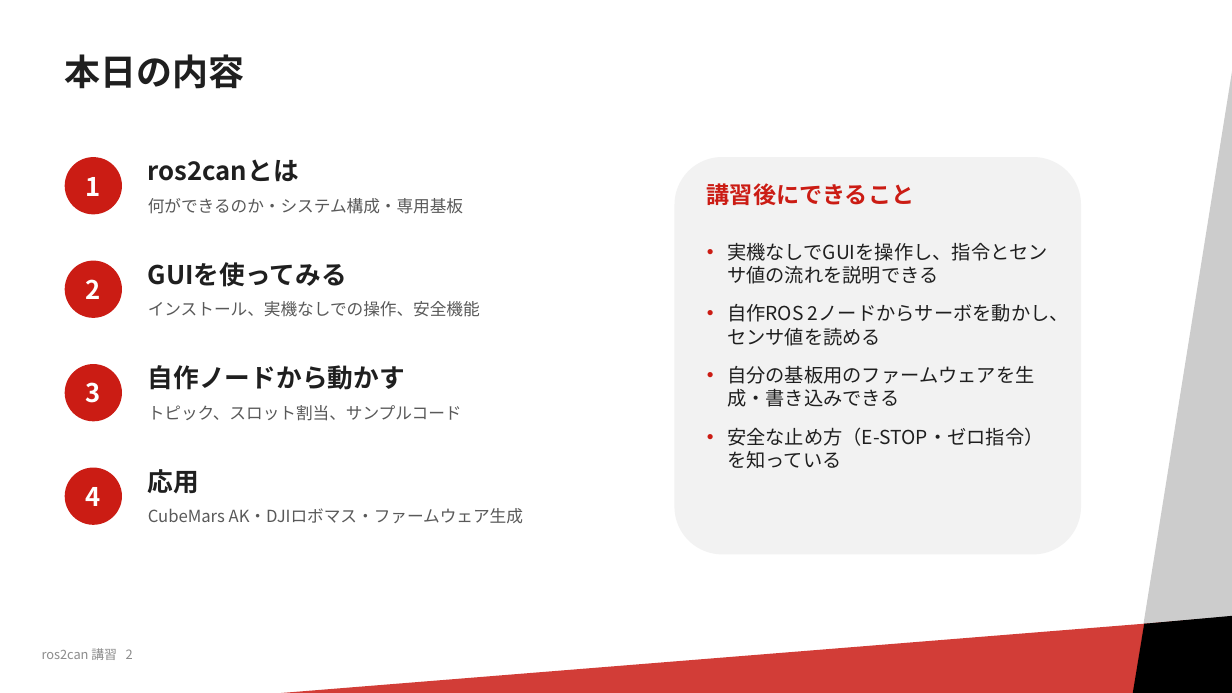
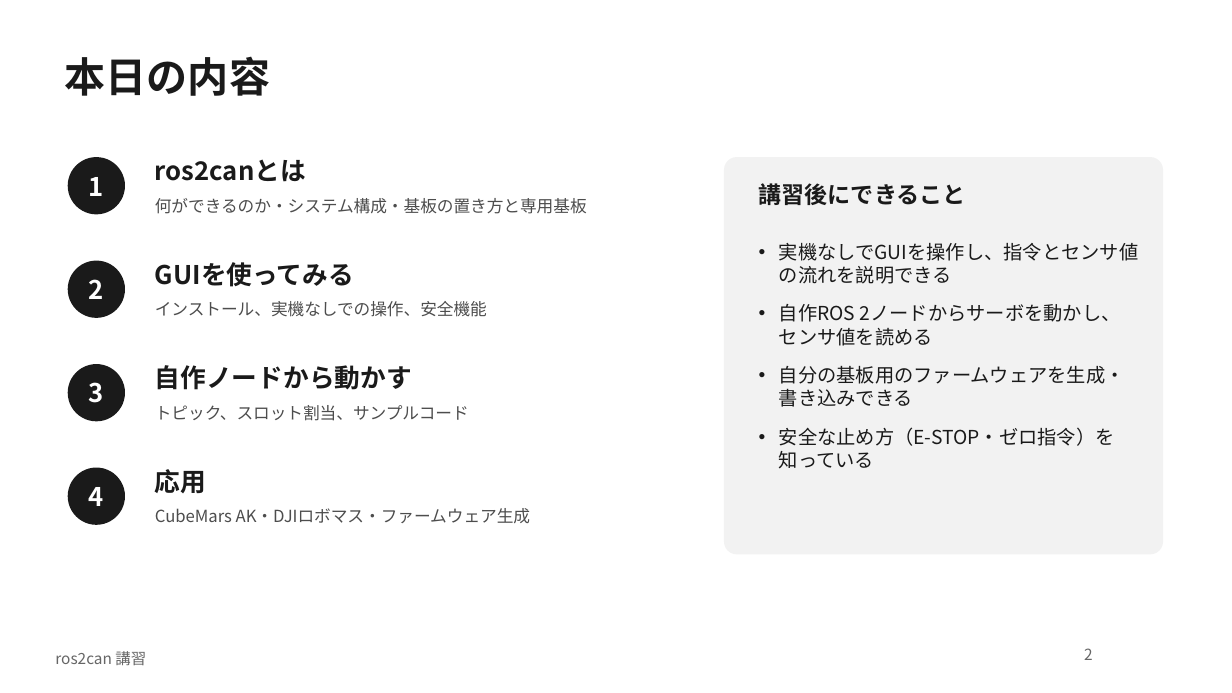
Before and after one commit to RRST-NHK-Project/rrst-ros2-ws-practice, a slide deck: slide 2 of docs/ros2can講習.pptx. Drawn at 1232x693 pixels with LibreOffice and Linux fonts; fonts in the diff are those of the drawing; background and template pictures are left out. Boxes give left, top, right and bottom in pixels: in the first picture for what was removed or moved away, otherwise in the second. Text is boxed around its words. In the diff, an @@ line names an element or a change of style, - is before the commit and + after.

Commit message:
講習資料

```diff
--- a/docs/ros2can講習.pptx
+++ b/docs/ros2can講習.pptx
@@ rectangle removed at box(1042, 17, 1232, 693) @@
@@ title "本日の内容" at box(65, 56, 270, 96): size 28 to 32 pt, text colour #1F1F1F to #1A1A1A; line spacing 0.9 to 1 @@
@@ text "ros2canとは": place and size @@
-text "ros2canとは" at box(148, 159, 299, 182)
+text "ros2canとは" at box(155, 159, 306, 182)
@@ rounded rectangle: place and size @@
-rounded rectangle at box(675, 157, 1081, 555)
+rounded rectangle at box(725, 157, 1164, 555)
@@ rounded rectangle at box(725, 157, 1164, 555): proportions changed @@
@@ text "講習後にできること": place and size @@
-text "講習後にできること" at box(707, 183, 914, 205)
+text "講習後にできること" at box(759, 183, 966, 205)
@@ text "講習後にできること" at box(759, 183, 966, 205): text colour #CB1C14 to #1A1A1A @@
@@ text at box(155, 198, 587, 214): text changed; text colour #595959 to #4D4D4D @@
-何ができるのか・システム構成・専用基板
+何ができるのか・システム構成・基板の置き方と専用基板
@@ text "実機なしでGUIを操作し、指令とセンサ値の流れを説明できる": place and size @@
-text "実機なしでGUIを操作し、指令とセンサ値の流れを説明できる" at box(727, 243, 1069, 469)
+text "実機なしでGUIを操作し、指令とセンサ値の流れを説明できる" at box(779, 243, 1138, 469)
@@ text "実機なしでGUIを操作し、指令とセンサ値の流れを説明できる" at box(779, 243, 1138, 469): text colour #1F1F1F to #1A1A1A; bullet colour #CB1C14 to #1A1A1A @@
@@ text "GUIを使ってみる": place and size @@
-text "GUIを使ってみる" at box(148, 262, 347, 287)
+text "GUIを使ってみる" at box(155, 262, 354, 287)
@@ text colour #595959 to #4D4D4D in 3 elements at box(155, 405, 469, 421), box(155, 508, 530, 523), box(155, 301, 487, 317) @@
@@ text "インストール、実機なしでの操作、安全機能": place and size @@
-text "インストール、実機なしでの操作、安全機能" at box(148, 301, 480, 317)
+text "インストール、実機なしでの操作、安全機能" at box(155, 301, 487, 317)
@@ text colour #1F1F1F to #1A1A1A in 4 elements at box(155, 159, 306, 182), box(155, 262, 354, 287), box(155, 469, 206, 493), box(155, 365, 412, 390) @@
@@ text "自作ノードから動かす": place and size @@
-text "自作ノードから動かす" at box(148, 365, 405, 390)
+text "自作ノードから動かす" at box(155, 365, 412, 390)
@@ text "トピック、スロット割当、サンプルコード": place and size @@
-text "トピック、スロット割当、サンプルコード" at box(148, 405, 462, 421)
+text "トピック、スロット割当、サンプルコード" at box(155, 405, 469, 421)
@@ fill #CB1C14 to #1A1A1A in 4 elements at box(67, 157, 125, 214), box(67, 261, 125, 318), box(67, 364, 125, 421), box(67, 468, 125, 525) @@
@@ text "応用": place and size @@
-text "応用" at box(148, 469, 199, 493)
+text "応用" at box(155, 469, 206, 493)
@@ text "CubeMars AK・DJIロボマス・ファームウェア生成": place and size @@
-text "CubeMars AK・DJIロボマス・ファームウェア生成" at box(148, 508, 523, 523)
+text "CubeMars AK・DJIロボマス・ファームウェア生成" at box(155, 508, 530, 523)
@@ rectangle removed at box(52, 610, 1232, 693) @@
@@ parallelogram removed at box(1117, 610, 1232, 693) @@
@@ text removed at box(42, 648, 133, 660) @@
-ros2can 講習 2
@@ text added at box(55, 651, 146, 665), 12 pt, text #666666 @@
+ros2can 講習
@@ page number added at box(1084, 648, 1093, 660), 12 pt, text #666666 @@
+2
```
Also in this commit, not shown: 22 other slides changed, 12 slides added, 2 other files.
